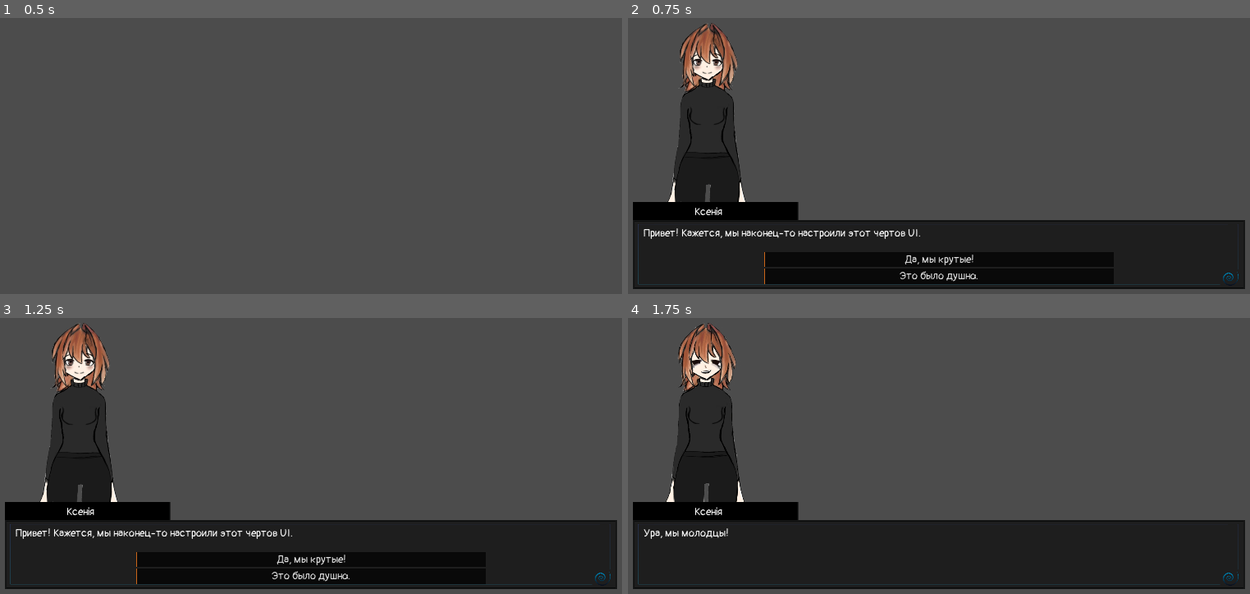
Above: before the commit, frames 1-4 (two rows, left to right).
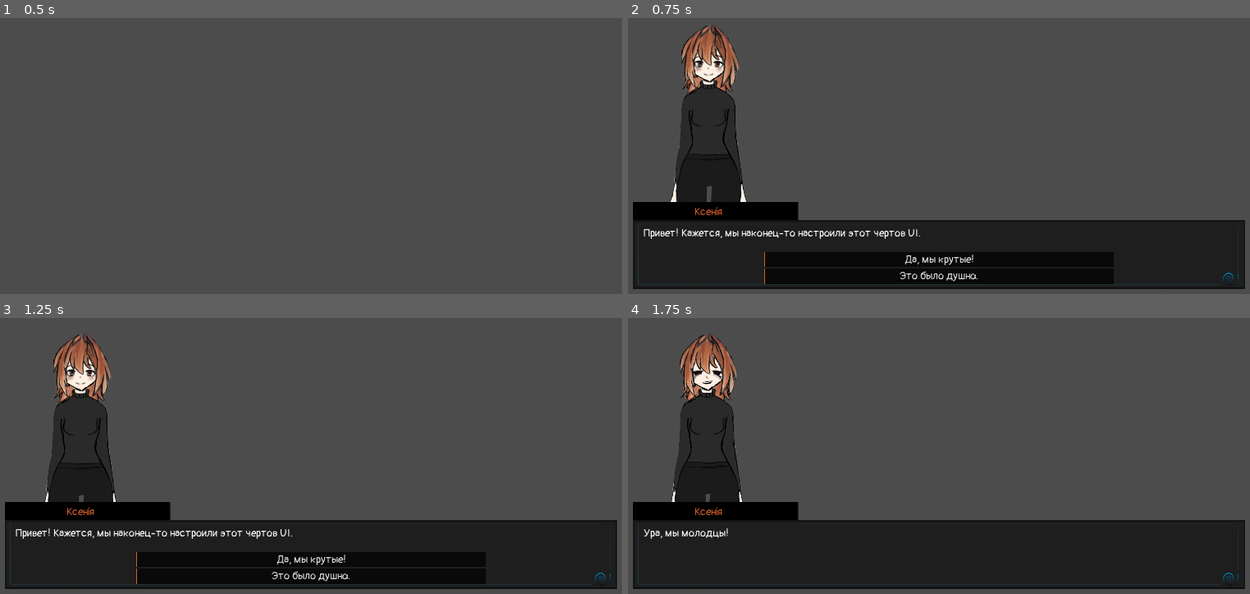
Above: after the commit, the same moments.

Repository: DrBopoH/Ihrovary-JAM-2026__GetThroughToYou__
Game: Godot game, scene res://source/bootstrap/main.tscn
Same seed, same stepped clock (60 frames per second), same inputs: the game is played once before the commit and once after it.
Inputs (mouse positions are in pixels of both pictures, inside the frame that each line leads up to):
- Up to frame 1 (0.5 s): no input
- Up to frame 2 (0.75 s): tap Enter (ui_accept) at 0.5 s; move the mouse to (1082, 92) at 0.52 s; click (1082, 92) at 0.67 s
- Up to frame 3 (1.25 s): tap Enter (ui_accept) at 0.77 s
- Up to frame 4 (1.75 s): click "Да, мы крутые!" at 1.25 s

Frame 1 is identical in both runs. In frame 2, 1.7% of the frame differs, in the area x 6-20%, y 1-72%; in frame 3, 2.3%, in the area x 6-19%, y 1-72%; in frame 4, 2.3%.

Commit message:
character bouncing

Diff:
--- a/project/assets/resources/characters/ksenia.tres
+++ b/project/assets/resources/characters/ksenia.tres
@@ -11,7 +11,7 @@
 [resource]
 script = ExtResource( 1 )
 character_name = "Ксенія"
-name_color = Color( 1, 1, 1, 1 )
+name_color = Color( 0.819608, 0.360784, 0.156863, 1 )
 joy_portrait = ExtResource( 5 )
 anger_portrait = ExtResource( 4 )
 sad_portrait = ExtResource( 2 )
--- a/project/source/DialogueManager.gd
+++ b/project/source/DialogueManager.gd
@@ -18,6 +18,12 @@
 var portrait_rect: TextureRect
 var choices_container: VBoxContainer
 var background: NinePatchRect
+
+var last_character = null
+var last_emotion = null
+var portrait_tween: Tween
+var base_margin_top: float = 0.0
+var base_margin_bottom: float = 0.0
 
 func _ready():
 	hide()
@@ -28,11 +34,16 @@
 		name_label = get_node(select_namelabel) as Label
 	if select_portraitrect:
 		portrait_rect = get_node(select_portraitrect) as TextureRect
+		base_margin_top = portrait_rect.margin_top
+		base_margin_bottom = portrait_rect.margin_bottom
 	if select_choicescontainer:
 		choices_container = get_node(select_choicescontainer) as VBoxContainer
 	if select_background:
 		background = get_node(select_background) as NinePatchRect
 
+	portrait_tween = Tween.new()
+	add_child(portrait_tween)
+
 func _input(event):
 	if not visible or current_step == null:
 		return
@@ -75,11 +86,21 @@
 		if active_portrait:
 			portrait_rect.texture = active_portrait
 			portrait_rect.show()
+
+			if last_character != char_data or last_emotion != step.emotion:
+				bounce_portrait()
+
+			last_character = char_data
+			last_emotion = step.emotion
 		else:
 			portrait_rect.hide()
+			last_character = null
+			last_emotion = null
 	else:
 		name_label.text = ""
 		portrait_rect.hide()
+		last_character = null
+		last_emotion = null
 
 	var active_style: DialogueStyles = null
 
@@ -106,6 +127,42 @@
 		for i in range(step.choices.size()):
 			create_choice_button(step.choices[i], i, active_style)
 
+func bounce_portrait():
+	if not portrait_rect or not portrait_tween:
+		return
+
+	portrait_tween.stop_all()
+
+	var jump_height = 30.0
+	var duration_up = 0.1
+	var duration_down = 0.15
+
+	portrait_tween.interpolate_property(
+		portrait_rect, "margin_top",
+		base_margin_top, base_margin_top - jump_height,
+		duration_up, Tween.TRANS_SINE, Tween.EASE_OUT
+	)
+	portrait_tween.interpolate_property(
+		portrait_rect, "margin_bottom",
+		base_margin_bottom, base_margin_bottom - jump_height,
+		duration_up, Tween.TRANS_SINE, Tween.EASE_OUT
+	)
+
+	portrait_tween.interpolate_property(
+		portrait_rect, "margin_top",
+		base_margin_top - jump_height, base_margin_top,
+		duration_down, Tween.TRANS_BOUNCE, Tween.EASE_OUT,
+		duration_up
+	)
+	portrait_tween.interpolate_property(
+		portrait_rect, "margin_bottom",
+		base_margin_bottom - jump_height, base_margin_bottom,
+		duration_down, Tween.TRANS_BOUNCE, Tween.EASE_OUT,
+		duration_up
+	)
+
+	portrait_tween.start()
+
 func create_choice_button(btn_text: String, index: int, style: DialogueStyles):
 	var btn = Button.new()
 	btn.text = btn_text
@@ -154,5 +211,9 @@
 func end_dialogue():
 	hide()
 	current_step = null
+
+	last_character = null
+	last_emotion = null
+
 	get_tree().paused = false
 	emit_signal("dialogue_finished")
--- a/project/source/UI.tscn
+++ b/project/source/UI.tscn
@@ -25,10 +25,8 @@
 select_background = NodePath("Background")
 
 [node name="PortraitRect" type="TextureRect" parent="DialoguePanel"]
-anchor_top = 1.0
-anchor_bottom = 1.0
-margin_left = -164.0
-margin_bottom = -255.0
+margin_left = -160.0
+margin_bottom = 32.0
 grow_vertical = 0
 stretch_mode = 5
 
@@ -39,7 +37,7 @@
 patch_margin_right = 120
 
 [node name="NameLabel" type="Label" parent="DialoguePanel/Background"]
-margin_left = 182.0
+margin_left = 180.0
 margin_top = 8.0
 
 [node name="ContentArea" type="Control" parent="DialoguePanel"]
